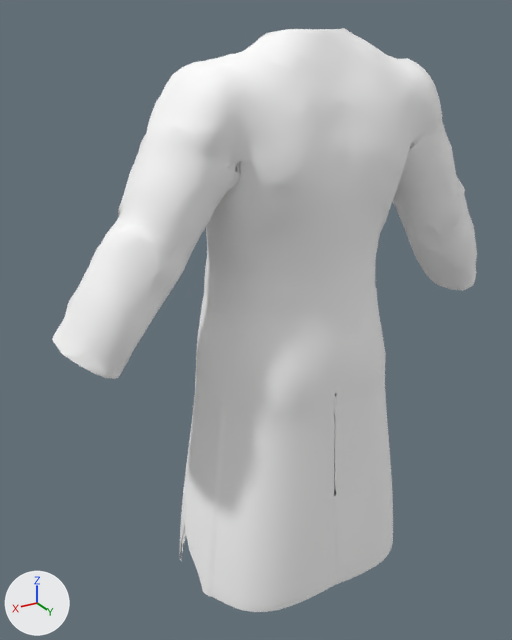
A saved change to the glTF model apps/web/public/models/templates/male/trench_coat.glb.
Camera for both pictures: a 50 mm camera at (0.728, 1.052, 1.574) aimed at (0.064, -0.054, 1.021). The lights are fixed; the arrows at lower left show +X, +Y and +Z. The picture after the commit comes second. Vertices at exactly the same position are counted once.

The scene before the commit, as lines of its bpy script (objects in view):
```python
mat_trench_coat_male_mat = principled_material('trench_coat_male_Mat')
mat_trench_coat_male_mat.base_color = (1.0, 1.0, 1.0)  # white #ffffff
mat_trench_coat_male_mat.metallic = 0.02
mat_trench_coat_male_mat.roughness = 0.78
me_trench_coat_male = bpy.data.meshes.new('trench_coat_male')
me_trench_coat_male.from_pydata(...)  # 7579 vertices, 14878 faces; spans x -0.462..0.462, y -0.184..0.156, z 0.48..1.554
me_trench_coat_male.materials.append(mat_trench_coat_male_mat)  # white #ffffff
ob_trench_coat_male = bpy.data.objects.new('trench_coat_male', me_trench_coat_male)
ob_trench_coat_male.location = (0.0, 0.0, 0.0)
```
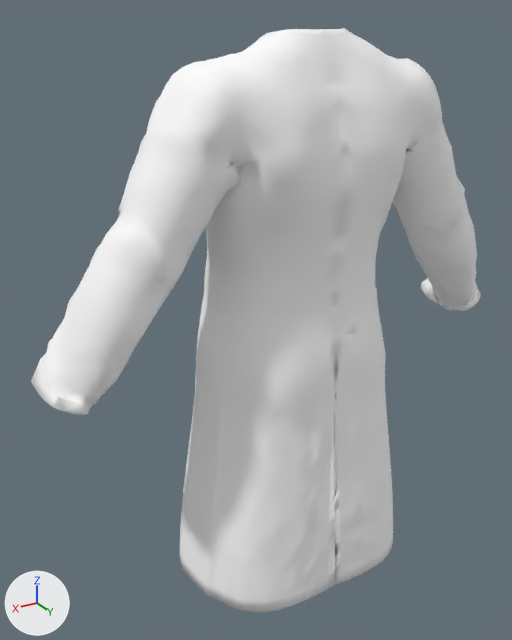
Location of each change, [x1, y1, x2, y2] in pixels of the pictures (512 x 640 px; the box of a moved part takes in the faces that stretch with it):
'trench_coat_male', reshaped: before [52, 28, 477, 612]; after [31, 28, 481, 612]
part 1 of me_trench_coat_male, built on: before [52, 326, 122, 379]; after [31, 326, 122, 415]
part 2 of me_trench_coat_male, built on: before [430, 279, 475, 291]; after [421, 276, 481, 311]
part 3 of me_trench_coat_male, moved or reshaped: before [217, 95, 433, 206]; after [218, 95, 433, 199]
part 4 of me_trench_coat_male, moved or reshaped: [179, 517, 207, 593] in both

What changed in the scene script:
```text
Change mat_trench_coat_male_mat:
    where n0 = _N.new('ShaderNodeBsdfPrincipled'); n0.name = 'Principled BSDF'
    remove n0.inputs[0].default_value = (1.0, 1.0, 1.0, 1.0)  # 'Base Color', white #ffffff
    remove n0.inputs[1].default_value = 0.02  # 'Metallic'
    n0.inputs[2].default_value: 0.78 -> 0.8  # 'Roughness'
    add n2 = _N.new('ShaderNodeVertexColor'); n2.name = 'Color Attribute'
    add _L.new(n2.outputs[0], n0.inputs[0])  # 'Color' to 'Base Color'
Change me_trench_coat_male:
    used by ob_trench_coat_male; location = (0.0, 0.0, 0.0)
    remove me_trench_coat_male.from_pydata(...)  # 7579 vertices, 14878 faces; spans x -0.462..0.462, y -0.184..0.156, z 0.48..1.554
    add me_trench_coat_male.from_pydata(...)  # 8004 vertices, 16024 faces; spans x -0.504..0.504, y -0.184..0.156, z 0.48..1.554
    me_trench_coat_male part 1: 97 vertices removed from x 0.377..0.462, y -0.092..0.059, z 1.025..1.069; 316 vertices added at x 0.381..0.504, y -0.135..0.055, z 0.953..1.066
    me_trench_coat_male part 2: 1 vertex moved within x -0.449, y -0.089, z 1.065; 91 vertices removed from x -0.462..-0.377, y -0.091..0.06, z 1.025..1.069; 313 vertices added at x -0.504..-0.381, y -0.136..0.056, z 0.951..1.065
    me_trench_coat_male part 3: 91 vertices moved from x -0.202..0.197, y -0.091..0.128, z 1.301..1.438 to x -0.2..0.197, y -0.094..0.128, z 1.299..1.435; 63 vertices removed from x -0.195..0.194, y -0.012..0.099, z 1.321..1.375; 63 vertices added at x -0.194..0.195, y -0.014..0.107, z 1.32..1.374
    me_trench_coat_male part 4: 52 vertices removed from x 0.239..0.243, y -0.086..0.026, z 0.48..0.596; 46 vertices added at x 0.24..0.249, y -0.083..0.021, z 0.48..0.589
    other edits to the shape of me_trench_coat_male do not show in these pictures
```
